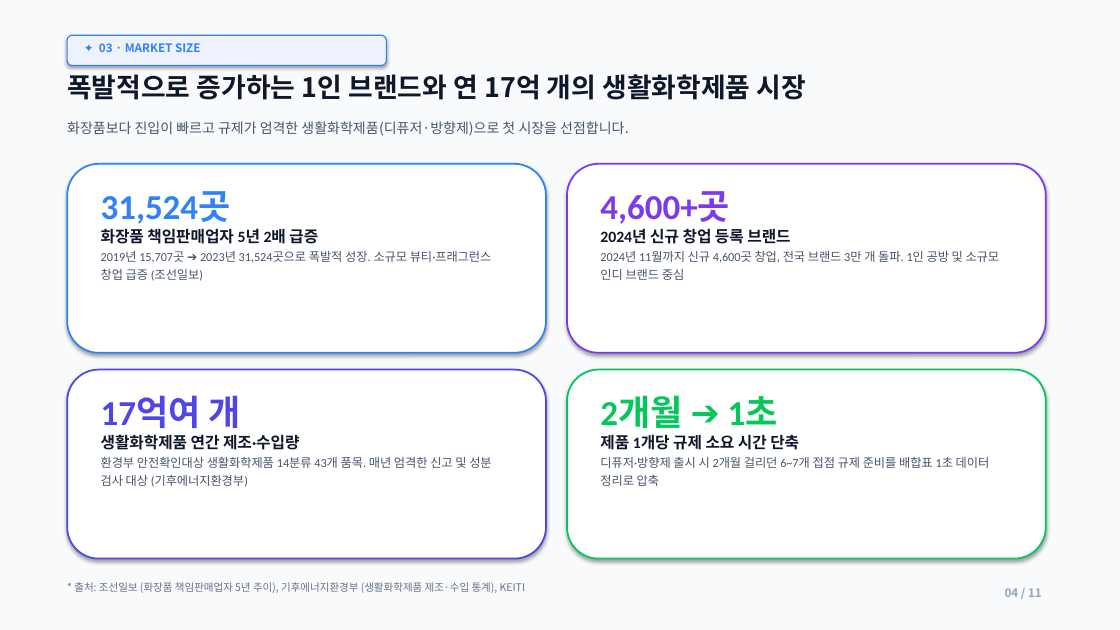
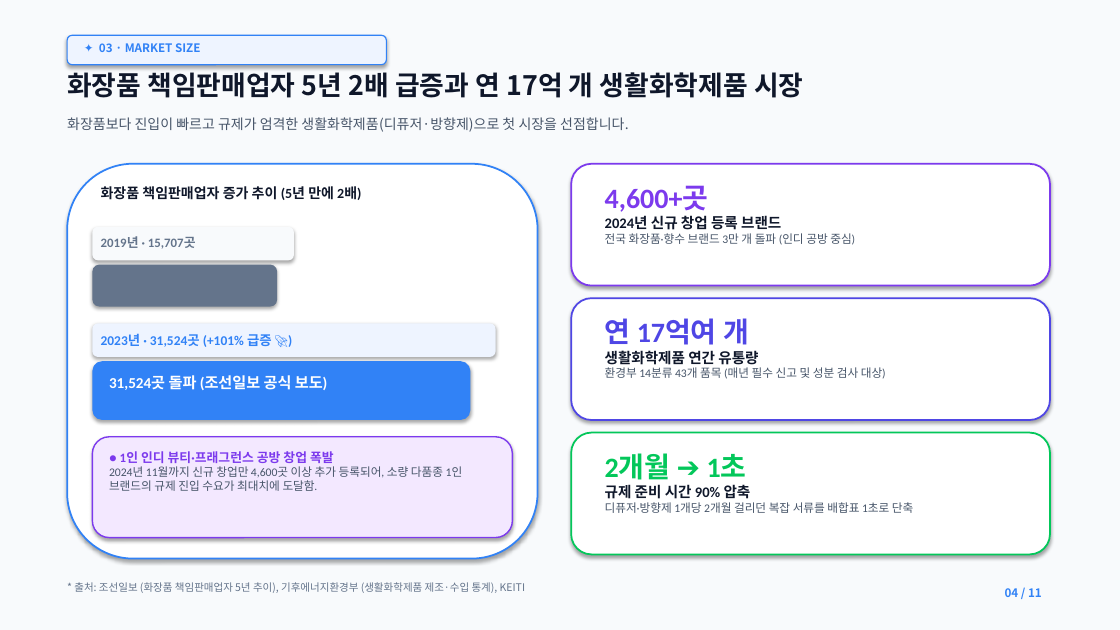
Before and after one commit to lita-lilith16/formu-landing, a slide deck: slide 4 of public/formu_pitch_deck.pptx. Drawn at 1120x630 pixels with LibreOffice and Linux fonts; fonts in the diff are those of the drawing. Boxes give left, top, right and bottom in pixels: in the first picture for what was removed or moved away, otherwise in the second. Text is boxed around its words. In the diff, an @@ line names an element or a change of style, - is before the commit and + after.

```diff
--- a/public/formu_pitch_deck.pptx
+++ b/public/formu_pitch_deck.pptx
@@ text at box(67, 68, 803, 98): text changed @@
-폭발적으로 증가하는 1인 브랜드와 연 17억 개의 생활화학제품 시장
+화장품 책임판매업자 5년 2배 급증과 연 17억 개 생활화학제품 시장
@@ text "화장품보다 진입이 빠르고 규제가 엄격한 ...": place and size @@
-text "화장품보다 진입이 빠르고 규제가 엄격한 ..." at box(67, 121, 628, 136)
+text "화장품보다 진입이 빠르고 규제가 엄격한 ..." at box(67, 117, 628, 132)
@@ rounded rectangle: place and size @@
-rounded rectangle at box(67, 164, 546, 353)
+rounded rectangle at box(67, 164, 538, 559)
@@ rounded rectangle: place and size @@
-rounded rectangle at box(567, 164, 1046, 353)
+rounded rectangle at box(571, 164, 1050, 286)
@@ text at box(101, 186, 361, 200): text changed; size 10.5 to 12 pt; text colour #475569 to #0F172A; bold on @@
-31,524곳
-화장품 책임판매업자 5년 2배 급증
-2019년 15,707곳 ➔ 2023년 31,524곳으로 폭발적 성장. 소규모 뷰티·프래그런스 창업 급증 (조선일보)
+화장품 책임판매업자 증가 추이 (5년 만에 2배)
@@ text at box(605, 185, 781, 230): size 30 to 24 pt in "4,600+곳"; size 13.5 to 12.5 pt in "2024년 신규 창업 등록 브랜드" @@
@@ rounded rectangle added at box(92, 227, 294, 260), fill #F8FAFC @@
@@ text added at box(101, 237, 196, 248), 11 pt, text #64748B, bold @@
+2019년 · 15,707곳
@@ text at box(605, 233, 855, 245): text changed; size 10.5 to 10 pt @@
-2024년 11월까지 신규 4,600곳 창업, 전국 브랜드 3만 개 돌파. 1인 공방 및 소규모 인디 브랜드 중심
+전국 화장품·향수 브랜드 3만 개 돌파 (인디 공방 중심)
@@ rounded rectangle added at box(92, 265, 277, 307), fill #64748B @@
@@ rounded rectangle added at box(571, 298, 1050, 420), fill #FFFFFF, outline #4F46E5 1.5 pt @@
@@ rounded rectangle added at box(92, 323, 496, 357), fill #EEF4FF @@
@@ text at box(605, 318, 886, 379): text changed; size 10.5 to 10 pt @@
-17억여 개
-생활화학제품 연간 제조·수입량
-환경부 안전확인대상 생활화학제품 14분류 43개 품목. 매년 엄격한 신고 및 성분 검사 대상 (기후에너지환경부)
+연 17억여 개
+생활화학제품 연간 유통량
+환경부 14분류 43개 품목 (매년 필수 신고 및 성분 검사 대상)
@@ text added at box(101, 333, 272, 347), 11.5 pt, text #3182F6, bold @@
+2023년 · 31,524곳 (+101% 급증 🚀)
@@ rounded rectangle added at box(92, 361, 471, 420), fill #3182F6 @@
@@ text added at box(109, 375, 327, 390), 13 pt, text #FFFFFF, bold @@
+31,524곳 돌파 (조선일보 공식 보도)
@@ rounded rectangle: place and size @@
-rounded rectangle at box(67, 370, 546, 559)
+rounded rectangle at box(92, 437, 513, 538)
@@ rounded rectangle at box(92, 437, 513, 538): fill #FFFFFF to #F3E8FF; outline #4F46E5 1.5 pt to #7C3AED 1.2 pt @@
@@ rounded rectangle: place and size @@
-rounded rectangle at box(567, 370, 1046, 559)
+rounded rectangle at box(571, 433, 1050, 555)
@@ text "2개월 ➔ 1초": place and size @@
-text "2개월 ➔ 1초" at box(600, 396, 990, 486)
+text "2개월 ➔ 1초" at box(605, 454, 913, 513)
@@ text added at box(109, 451, 463, 491), 10 pt, text #475569 @@
+● 1인 인디 뷰티·프래그런스 공방 창업 폭발
+2024년 11월까지 신규 창업만 4,600곳 이상 추가 등록되어, 소량 다품종 1인 브랜드의 규제 진입 수요가 최대치에 도달함.
@@ text at box(605, 454, 747, 480): size 30 to 24 pt in "2개월 ➔ 1초" @@
@@ text at box(605, 484, 913, 513): text changed; size 10.5 to 10 pt @@
-제품 1개당 규제 소요 시간 단축
-디퓨저·방향제 출시 시 2개월 걸리던 6~7개 접점 규제 준비를 배합표 1초 데이터 정리로 압축
+규제 준비 시간 90% 압축
+디퓨저·방향제 1개당 2개월 걸리던 복잡 서류를 배합표 1초로 단축
@@ text "04 / 11" at box(1005, 588, 1042, 597): text colour #94A3B8 to #3182F6 @@
```
Also in this commit, not shown: 10 other slides changed, 1 other file.
